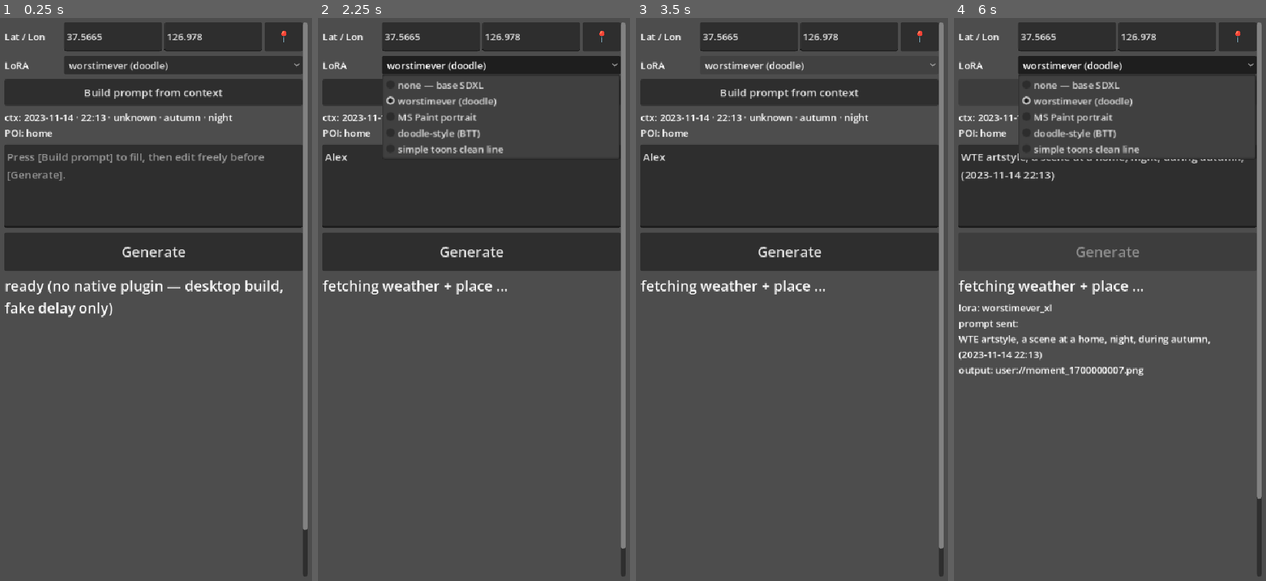
Above: before the commit, frames 1-4 (left to right).
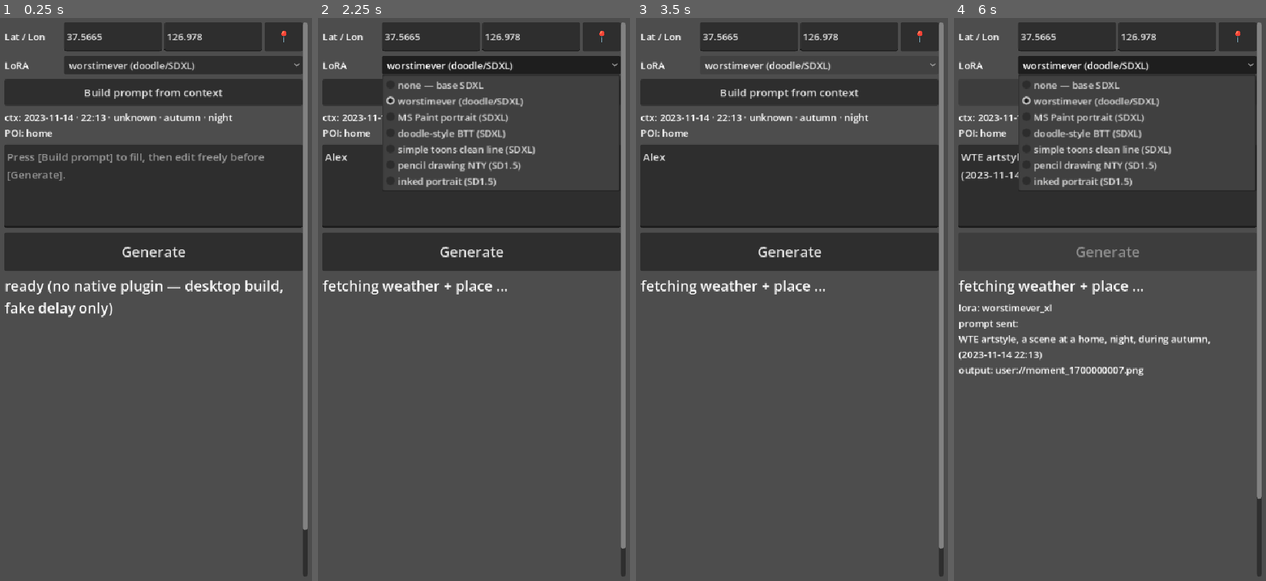
Above: after the commit, the same moments.

Repository: jungrok5/ondevice-imagen
Game: Godot game, scene res://scenes/Main.tscn
The game is run twice, just before and just after one commit, with the same random seed, the same clock (stepped at 60 frames per second) and the same inputs.
Inputs (mouse positions are in pixels of both pictures, inside the frame that each line leads up to):
- Up to frame 1 (0.25 s): no input
- Up to frame 2 (2.25 s): click (470, 186) at 0.52 s; type "Alex" at 0.6 s; click "📍" at 1.25 s; click (502, 63) at 2 s, where only the run before the commit has a clickable "worstimever (doodle)"
- Up to frame 3 (3.5 s): click (820, 63) at 2.75 s, where only the run after the commit has a clickable "worstimever (doodle/SDXL)"
- Up to frame 4 (6 s): click "Build prompt from context" at 3.5 s; click "Generate" at 4.25 s; click "📍" at 5 s; click (1138, 63) at 5.75 s, where only the run before the commit has a clickable "worstimever (doodle)"

The runs differ from the first frame. In frame 1, less than 0.1% of the frame differs, in the area x 52-63%, y 7-10%; in frame 2, 1.3%; in frame 3, less than 0.1%; in frame 4, 1.4%, in the area x 20-97%, y 7-31%.

Commit message:
SD 1.5 LoRA candidates: drawing 110244 + inked-portrait 947591
User asked us to evaluate two new LoRAs alongside the existing SDXL
catalog. Both are SD 1.5 — they fail load_lora_weights against the
SDXL-Turbo base used by lora_catalog.py with a module-mismatch
error (same failure mode lineart_zoolin / colored_line had in the
SDXL catalog), so they get a parallel grid on a SD 1.5 vanilla
base.

scripts/sd15_lora_compare.py — sister script to lora_catalog.py:
- base = stable-diffusion-v1-5 vanilla (not Turbo) so SD 1.5 LoRAs
  load cleanly
- DPMSolverMultistep + Karras sigmas ≈ "DPM++ 2M Karras" the
  Civitai example image used
- 12 steps, CFG 7, 512x512, seed 42, prompt_seed 7 — matches
  the SDXL catalog's data-prompt seed so cells are comparable
  cross-base (modulo base/sampler differences)
- Resume-safe like lora_catalog.py — skips cells whose PNG
  already exists

LORA_TRIGGERS in src/event_prompt.py picks up two new keys:
- sd15_drawing_nty:       "(style by NTY, drawing:1.2)"  (110244)
- sd15_inked_portrait:    "Illustration, portait style, black and
                           white, line, ink, sketch"  (947591)

The drawing 110244 trigger uses Civitai-style emphasize syntax
(both phrases bracketed at weight 1.2) — that's the pattern from
the example image the user picked on the LoRA's page.

Both pass the project's commercial-use gate (5/5 green via
Civitai API: allowCommercialUse=[Image,RentCivit,Rent,Sell],
allowDerivatives, allowDifferentLicense, allowNoCredit all true).
drawing 110244 has nsfwLevel=13 — flagged in README; its example
image includes NSFW phrasing, so mobile deployment will need
prompt-side gating regardless.

10/10 cells succeeded on CPU at ~135 s/cell (~22 min total).
README surfaces the new section after the SDXL LoRA shootout with
both 5-cell rows + per-LoRA reads + license table. Phone picker
gets two SD 1.5 entries with (SDXL) / (SD1.5) suffixes so the
user can tell which base each LoRA expects (Phase 2 has to bundle
one base).

Co-Authored-By: Claude Opus 4.7 (1M context) <noreply@anthropic.com>

Diff:
--- a/client/scripts/main.gd
+++ b/client/scripts/main.gd
@@ -24,14 +24,25 @@
 # (display_label, lora_id, trigger_phrase) — trigger gets prepended to the
 # user's prompt when "Build prompt" is pressed. lora_id is what Phase 2
 # will pass to the native Worker so it picks the right .safetensors at
-# inference time.
+# inference time. Label suffix tells the user which base the LoRA expects
+# (SDXL vs SD1.5) — Phase 2 has to pick ONE base to bundle, so this
+# picker is for comparing aesthetics, not for runtime mixing.
 const LORA_PRESETS: Array = [
-	["none — base SDXL",        "",                       ""],
-	["worstimever (doodle)",    "worstimever_xl",         "WTE artstyle"],
-	["MS Paint portrait",       "sdxl_mspaint_portraits", "MSPaint portrait"],
-	["doodle-style (BTT)",      "doodle-style",           "SDXL_BTT_Doodle_v01"],
-	["simple toons clean line", "simple-toons-style-sdxl",
+	["none — base SDXL",            "",                       ""],
+	["worstimever (doodle/SDXL)",   "worstimever_xl",         "WTE artstyle"],
+	["MS Paint portrait (SDXL)",    "sdxl_mspaint_portraits", "MSPaint portrait"],
+	["doodle-style BTT (SDXL)",     "doodle-style",           "SDXL_BTT_Doodle_v01"],
+	["simple toons clean line (SDXL)", "simple-toons-style-sdxl",
 		"a simple cartoon illustration, clean lineart"],
+	# SD 1.5 candidates the user wants to evaluate alongside the SDXL ones.
+	# Drawing 110244: emphasize syntax (style by NTY, drawing:1.2) is the
+	# pattern from the example image the user liked — both triggers
+	# bracketed together with weight 1.2.
+	["pencil drawing NTY (SD1.5)",  "sd15_drawing_nty",       "(style by NTY, drawing:1.2)"],
+	# Inked Portrait 947591: 7 alt triggers; we use the most descriptive
+	# subset that conveys the ink-line-portrait aesthetic.
+	["inked portrait (SD1.5)",      "sd15_inked_portrait",
+		"Illustration, portait style, black and white, line, ink, sketch"],
 ]
 
 var ctx_provider: ContextProvider
Not shown, changed: README.md
Not shown, added: samples/sd15_compare_grid.md
Not shown, added: samples/sd15_compare_sd15_drawing_nty__e1_morning_home_livingroom.png
Not shown, added: samples/sd15_compare_sd15_drawing_nty__e2_evening_cafe_rain.png
Not shown, added: samples/sd15_compare_sd15_drawing_nty__e3_summer_river_night.png
Not shown, added: samples/sd15_compare_sd15_drawing_nty__e4_winter_market_noon.png
Not shown, added: samples/sd15_compare_sd15_drawing_nty__e5_indoor_library_afternoon.png
Not shown, added: samples/sd15_compare_sd15_inked_portrait__e1_morning_home_livingroom.png
Not shown, added: samples/sd15_compare_sd15_inked_portrait__e2_evening_cafe_rain.png
Not shown, added: samples/sd15_compare_sd15_inked_portrait__e3_summer_river_night.png
Not shown, added: samples/sd15_compare_sd15_inked_portrait__e4_winter_market_noon.png
Not shown, added: samples/sd15_compare_sd15_inked_portrait__e5_indoor_library_afternoon.png
(and 2 more such lines)
